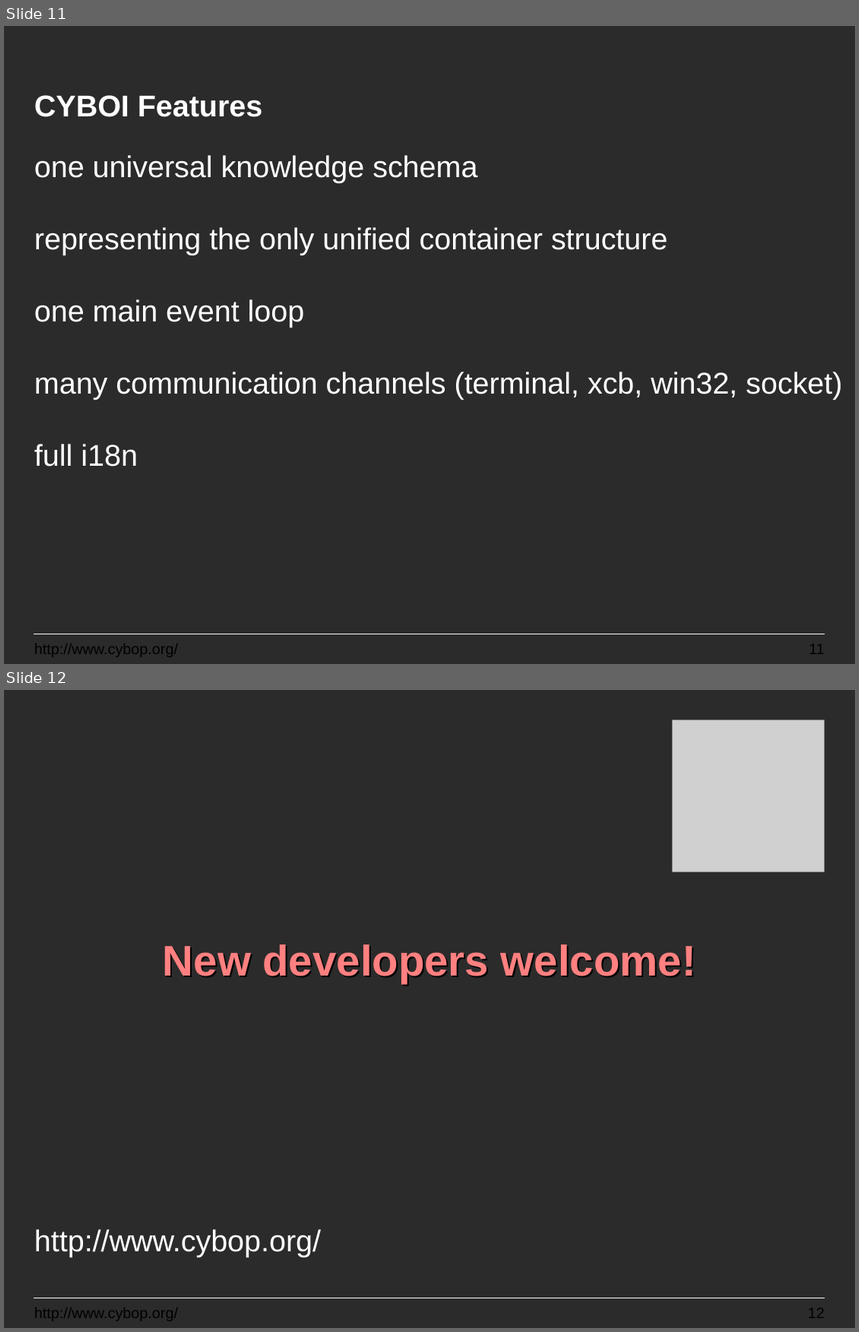
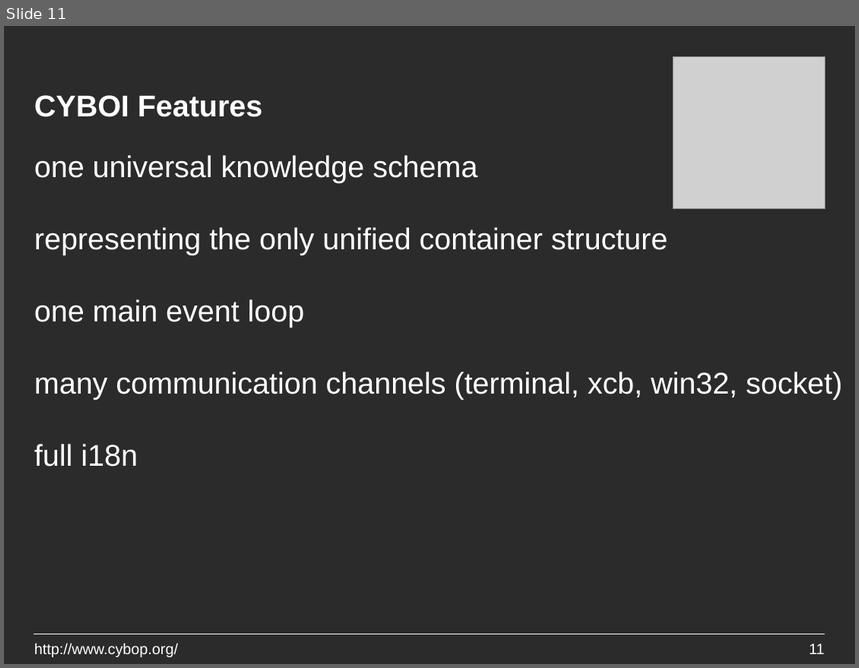
Before and after one commit to GitMirroring/cybop, a slide deck: doc/lightning_talk/cybop.odp. Shown one above the other, each under a label of ours: slides 11 and 12 before the commit, slide 11 after it. The pictures are 859x1332 and 859x668 pixels, drawn with LibreOffice and Linux fonts; fonts in the diff are those of the drawing; grey boxes stand for pictures; background and template pictures are left out; a plain dark background stands for a picture behind light text. Boxes give left, top, right and bottom in pixels: in the first picture for what was removed or moved away, otherwise in the second. Text is boxed around its words. In the diff, an @@ line names an element or a change of style, - is before the commit and + after.

```diff
--- a/doc/lightning_talk/cybop.odp
+++ b/doc/lightning_talk/cybop.odp
@@ slide 12 removed at (4,690,855,1328), background picture (left out); not listed: 3 template elements that a slide beside it also shows @@
@@ picture removed at (673,720,825,872) @@
@@ text removed at (163,945,696,983) @@
-New developers welcome!
@@ text removed at (34,1230,321,1258) @@
-http://www.cybop.org/
@@ slide 11 changed as well @@
@@ picture added at (674,57,826,209) @@
@@ text "http://www.cybop.org/" at (34,643,178,658): text colour #000000 to #FFFFFF @@
@@ page number at (809,644,825,655): text colour #000000 to #FFFFFF @@
```
Also in this commit, not shown: 15 other slides changed, 1 slide added, 1 other slide removed, 2 other files.
